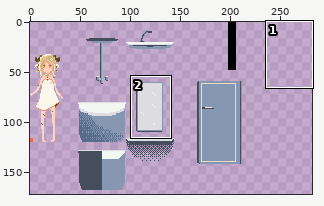
Pixel-art file, stored at core/resource/world/bedroom/walls.aseprite. The first picture is a wide view before the edit; the outline marks the close-up.
Close-up. As it was:
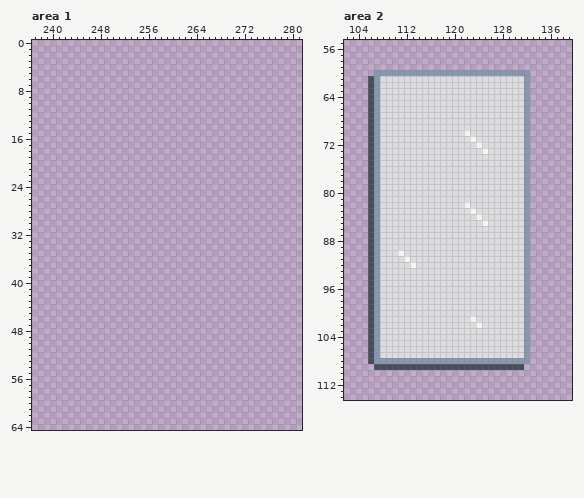
512x512 pixels, 1 frame. Shown: area 1: x 237..281, y 0..64; area 2: x 102..139, y 55..114. The wide view leaves out empty margins.
Once edited:
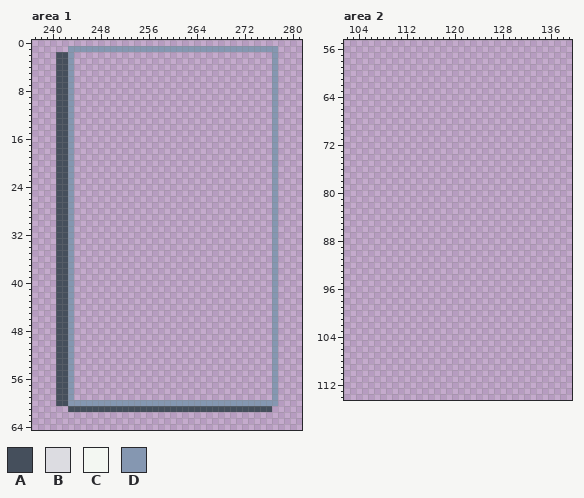
Palette (. is transparent): A #454f5c  B #dcdce1  C #f3f7f2  D #8597b1
Changes in this commit:
Area 1:
The edit adds colour A in rows 2 to 60 at x 241 to 242; in row 61 at x 243 to 276.
The edit adds colour D in row 1 at x 243 to 277; in rows 2 to 59 at x 243 and 277; in row 60 at x 243 to 277.
Area 2:
The author cleared colour A in rows 61 to 108 at x 106; in row 109 at x 107 to 131.
The author cleared colour B in rows 61 to 69 at x 108 to 131; in row 70 at x 108 to 121 and 123 to 131; in row 71 at x 108 to 122 and 124 to 131; in row 72 at x 108 to 123 and 125 to 131; in row 73 at x 108 to 124 and 126 to 131; in rows 74 to 81 at x 108 to 131.
The author cleared colour B in row 82 at x 108 to 121 and 123 to 131; in row 83 at x 108 to 122 and 124 to 131; in row 84 at x 108 to 123 and 125 to 131; in row 85 at x 108 to 124 and 126 to 131; in rows 86 to 89 at x 108 to 131; in row 90 at x 108 to 110 and 112 to 131.
The author cleared colour B in row 91 at x 108 to 111 and 113 to 131; in row 92 at x 108 to 112 and 114 to 131; in rows 93 to 100 at x 108 to 131; in row 101 at x 108 to 122 and 124 to 131; in row 102 at x 108 to 123 and 125 to 131; in rows 103 to 107 at x 108 to 131.
The author cleared colour C in row 70 at x 122; in row 71 at x 123; in row 72 at x 124; in row 73 at x 125; in row 82 at x 122; in row 83 at x 123.
The author cleared colour C in row 84 at x 124; in row 85 at x 125; in row 90 at x 111; in row 91 at x 112; in row 92 at x 113; in row 101 at x 123.
The author cleared colour C in row 102 at x 124.
The author cleared colour D in row 60 at x 107 to 132; in rows 61 to 107 at x 107 and 132; in row 108 at x 107 to 132.
Changed places in both close-ups, as pixel boxes (x1, y1, x2, y2):
added: (56, 46, 278, 412)
erased: (368, 70, 530, 370)
